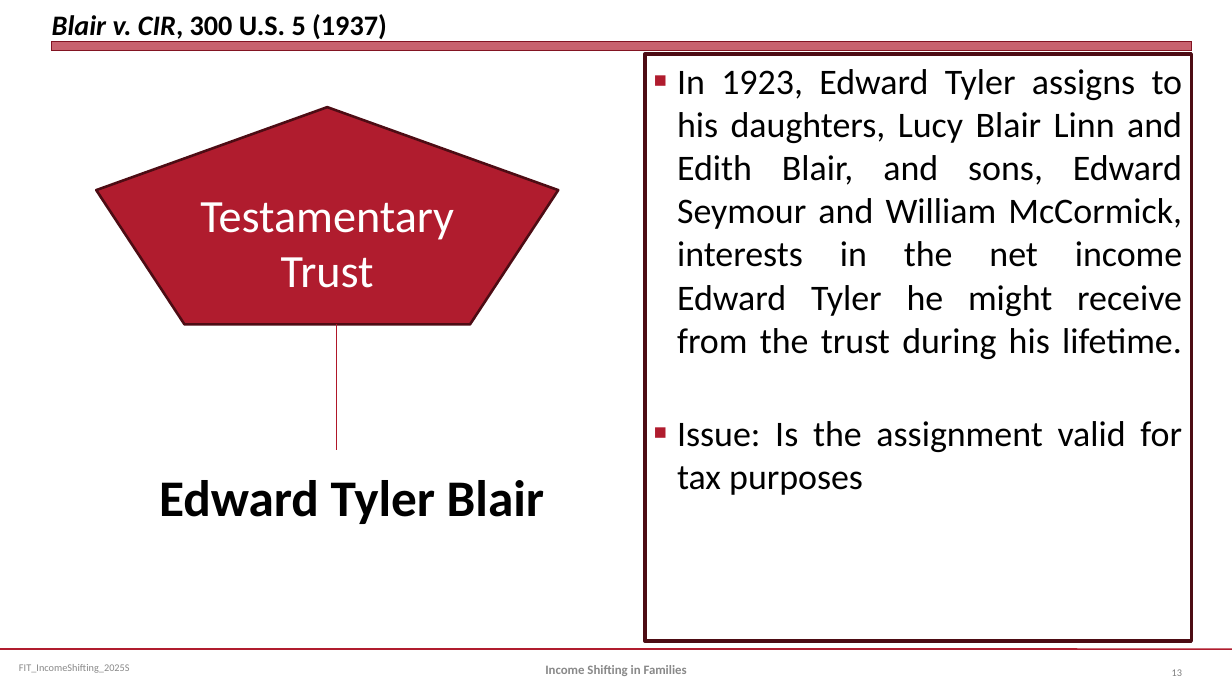
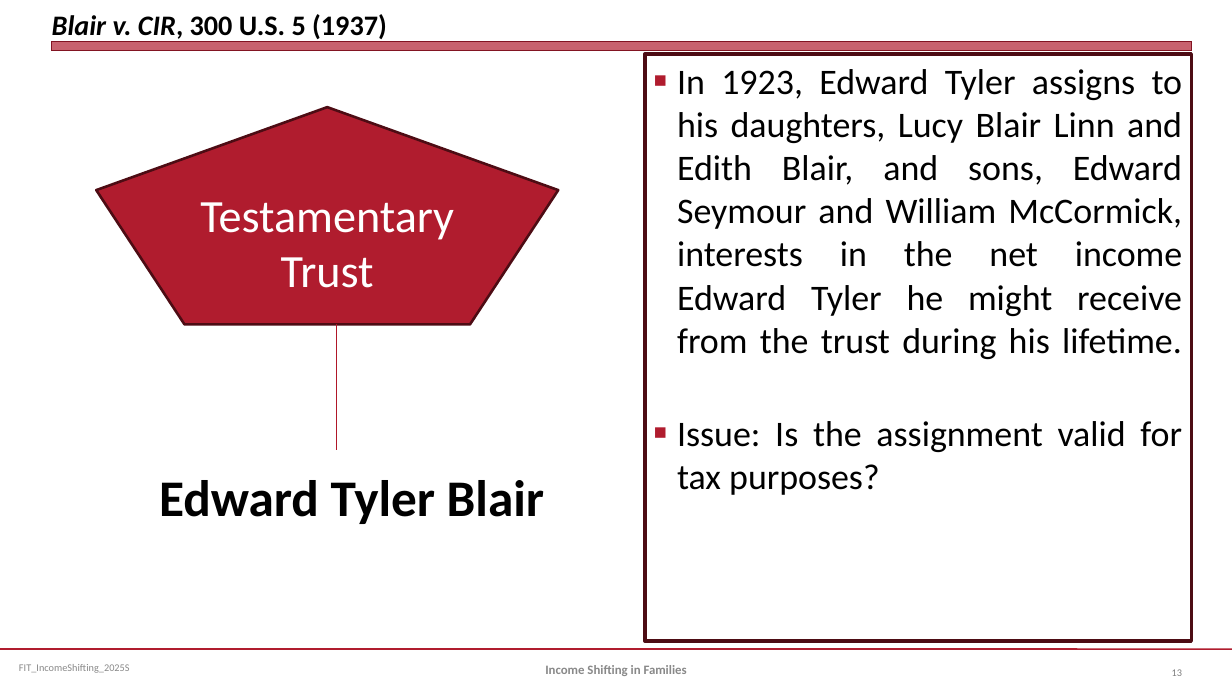
Before and after one commit to jmc877/Fed-Income-Tax, a slide deck: slide 13 of slides/FIT_IncomeShifting_2025S.pptx. Drawn at 1232x693 pixels with LibreOffice and Linux fonts; fonts in the diff are those of the drawing. Boxes give left, top, right and bottom in pixels: in the first picture for what was removed or moved away, otherwise in the second. Text is boxed around its words. In the diff, an @@ line names an element or a change of style, - is before the commit and + after.

```diff
--- a/slides/FIT_IncomeShifting_2025S.pptx
+++ b/slides/FIT_IncomeShifting_2025S.pptx
@@ text at (677,421,1182,495): text changed @@
-■ Issue: Is the assignment valid for tax purposes
+■ Issue: Is the assignment valid for tax purposes?
```
Also in this commit, not shown: 4 other slides changed, 3 other files.
